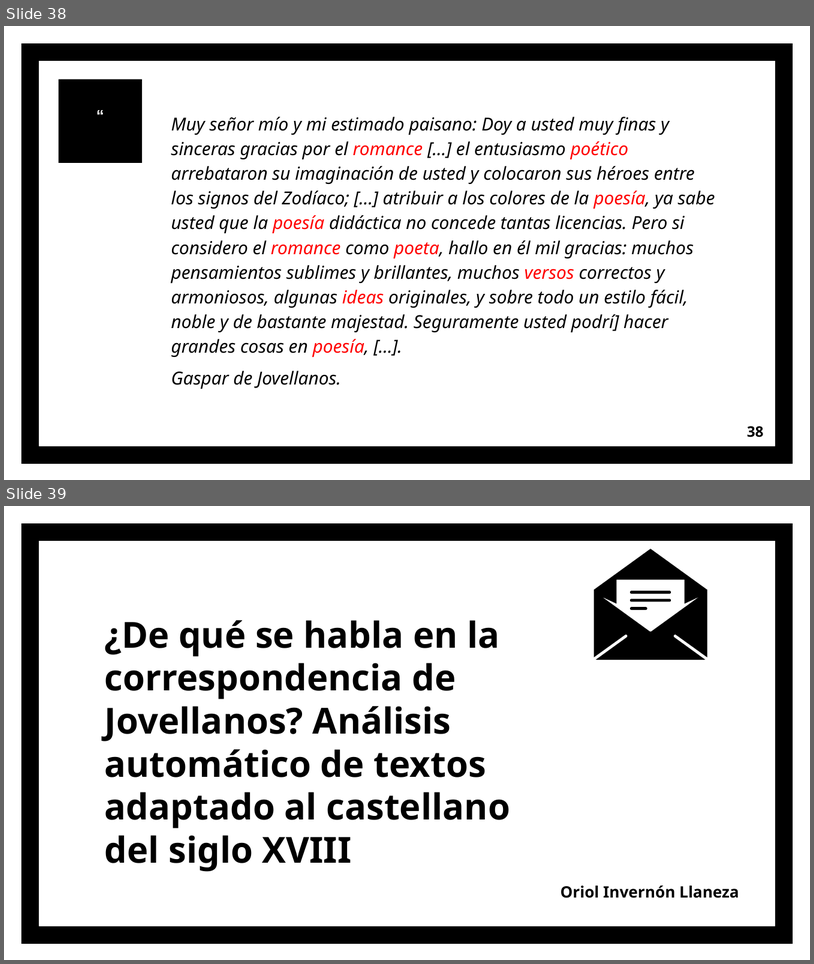
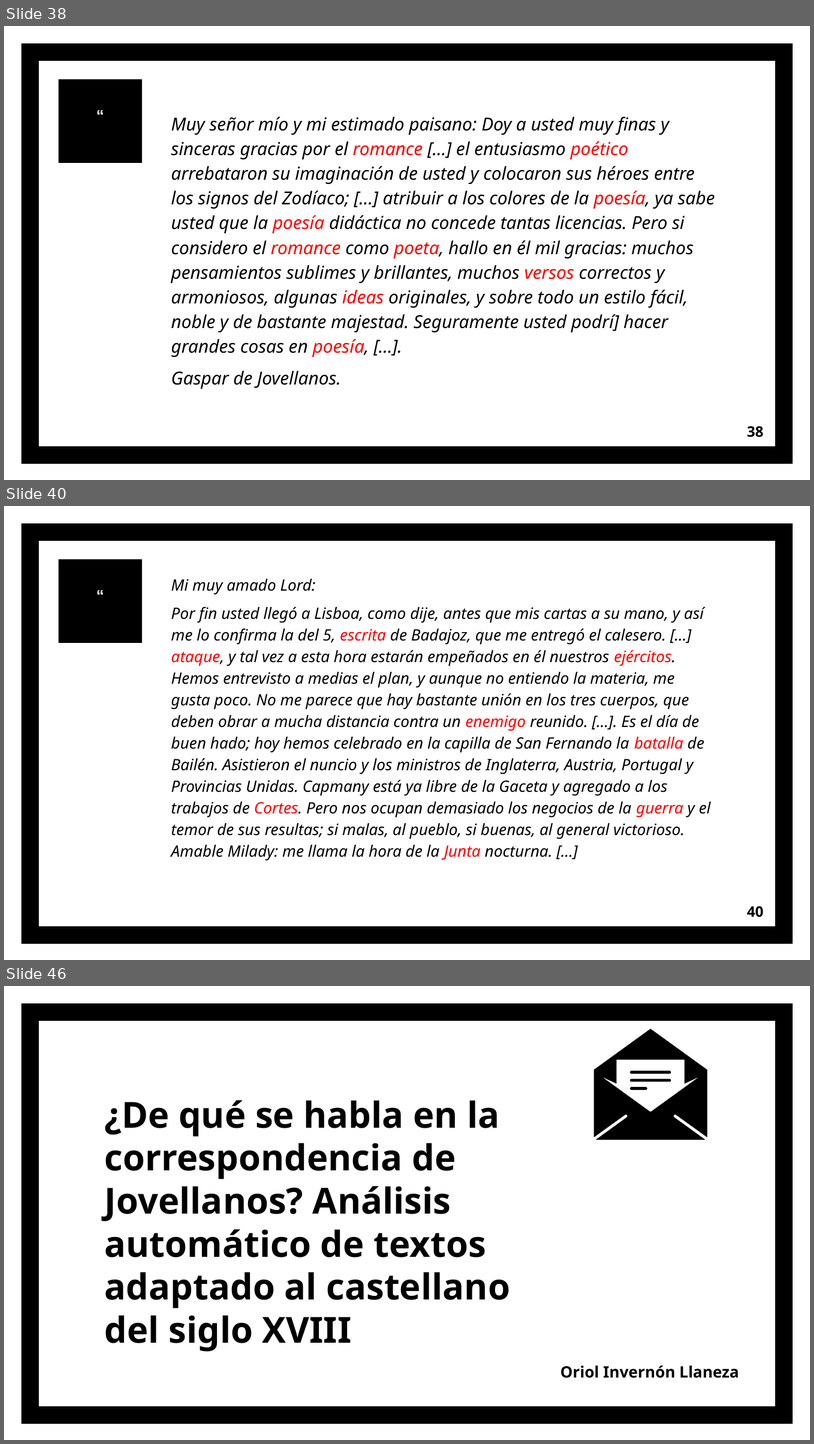
Before and after one commit to OriolInvernonLlaneza/Practicas-TFG, a slide deck: ppt/Jovellanos.pptx. Shown one above the other, each under a label of ours: slides 38 and 39 before the commit, slides 38, 40 and 46 after it; the slides between them are not shown. The pictures are 814x964 and 814x1444 pixels, drawn with LibreOffice and Linux fonts; fonts in the diff are those of the drawing. Boxes give left, top, right and bottom in pixels: in the first picture for what was removed or moved away, otherwise in the second. Text is boxed around its words. In the diff, an @@ line names an element or a change of style, - is before the commit and + after.

```diff
--- a/ppt/Jovellanos.pptx
+++ b/ppt/Jovellanos.pptx
@@ slide 40 added at bbox=[4, 506, 810, 960], background #FFFFFF; not listed: 3 template elements that a slide beside it also shows @@
@@ text added at bbox=[171, 579, 711, 861], 14 pt, text #000000, italic @@
+Mi muy amado Lord:
+Por fin usted llegó a Lisboa, como dije, antes que mis cartas a su mano, y así me lo confirma la del 5, escrita de Badajoz, que me entregó el calesero. […] ataque, y tal vez a esta hora estarán empeñados en él nuestros ejércitos. Hemos entrevisto a medias el plan, y aunque no entiendo la materia, me gusta poco. No me parece que hay bastante unión en los tres cuerpos, que deben obrar a mucha distancia contra un enemigo reunido. […]. Es el día de buen hado; hoy hemos celebrado en la capilla de San Fernando la batalla de Bailén. Asistieron el nuncio y los ministros de Inglaterra, Austria, Portugal y Provincias Unidas. Capmany está ya libre de la Gaceta y agregado a los trabajos de Cortes. Pero nos ocupan demasiado los negocios de la guerra y el temor de sus resultas; si malas, al pueblo, si buenas, al general victorioso. Amable Milady: me llama la hora de la Junta nocturna. […]
@@ page number added at bbox=[747, 906, 764, 917], 13 pt, text #000000, bold @@
+40
@@ what was slide 39 is now slide 46 @@
```
Also in this commit, not shown: 4 slides changed, 6 other slides added, 2 other files.
